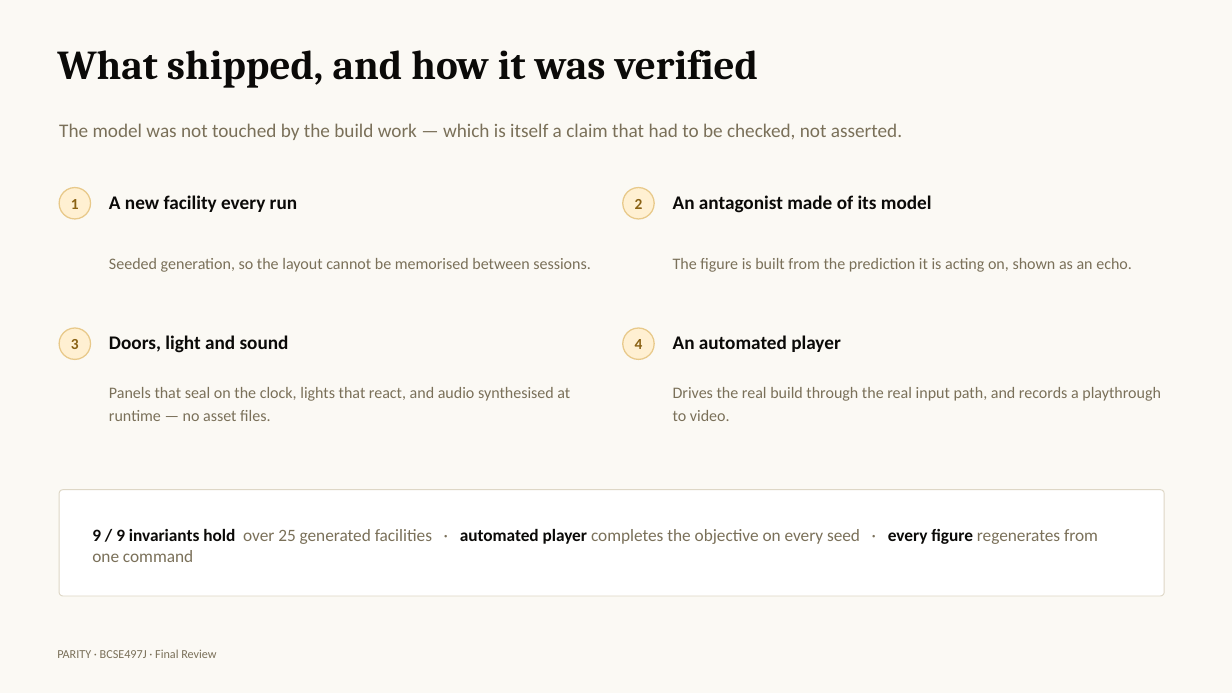
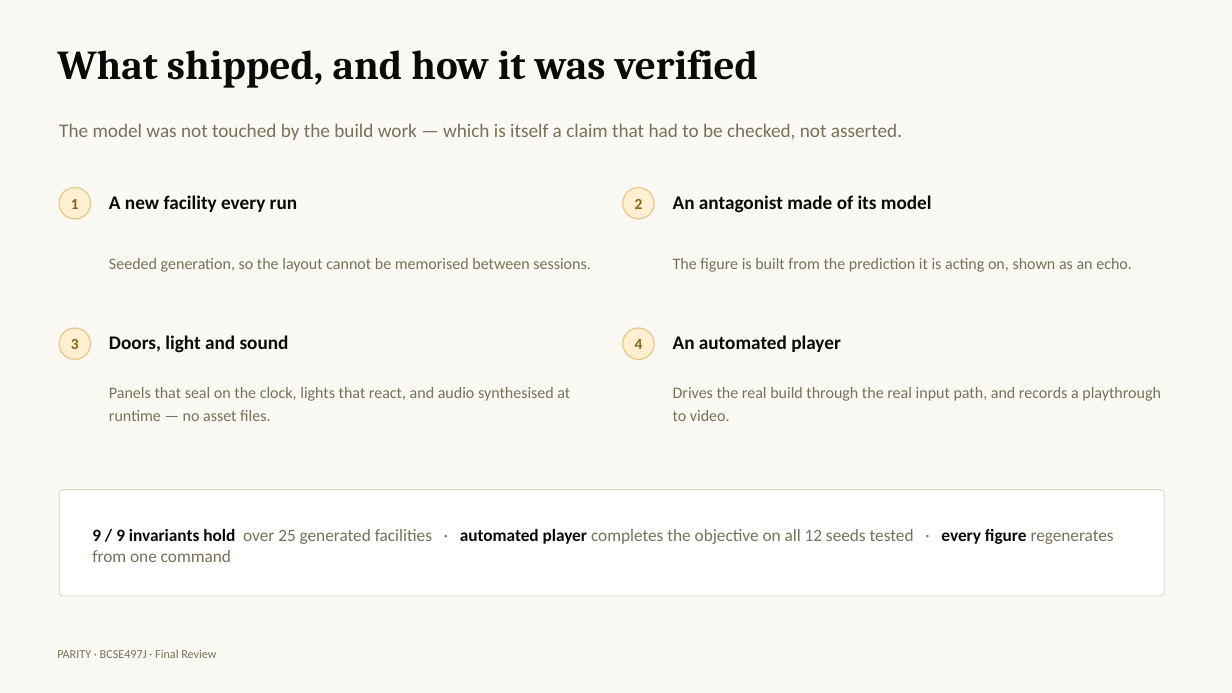
Before and after one commit to Sh1v4mKum4r/parity, a slide deck: slide 17 of docs/PARITY-final-review.pptx. Drawn at 1232x693 pixels with LibreOffice and Linux fonts; fonts in the diff are those of the drawing. Boxes give left, top, right and bottom in pixels: in the first picture for what was removed or moved away, otherwise in the second. Text is boxed around its words. In the diff, an @@ line names an element or a change of style, - is before the commit and + after.

Commit message:
Correct an overclaim in the deck
The verification line said the automated player completes the objective on
"every seed". That was asserted, not measured. It is 12 seeds, all passing, and
the slide now says so.

```diff
--- a/docs/PARITY-final-review.pptx
+++ b/docs/PARITY-final-review.pptx
@@ text at (92,529,1114,562): text changed @@
-9 / 9 invariants hold over 25 generated facilities · automated player completes the objective on every seed · every figure regenerates from one command
+9 / 9 invariants hold over 25 generated facilities · automated player completes the objective on all 12 seeds tested · every figure regenerates from one command
```
Also in this commit, not shown: 1 other file.
